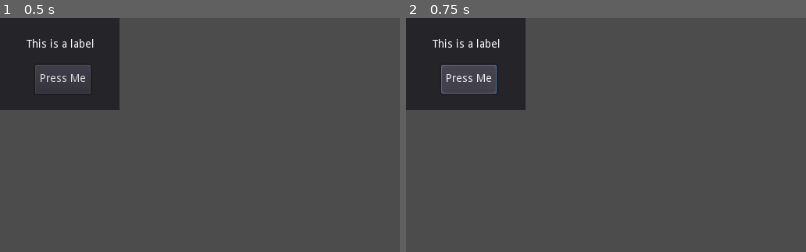
Above: before the commit, frames 1-2 (left to right).
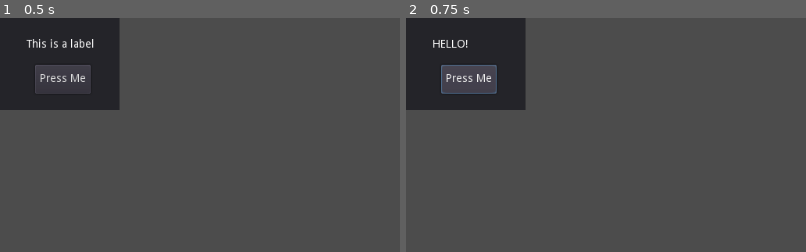
Above: after the commit, the same moments.

Repository: webchick/godot-tutorial
Game: Godot game, scene res://sayhello.tscn
The game is run twice, just before and just after one commit, with the same random seed, the same clock (stepped at 60 frames per second) and the same inputs. Before the commit the project has no main scene; this scene is started directly in both runs.
Inputs:
- Up to frame 1 (0.5 s): no input
- Up to frame 2 (0.75 s): click "Press Me" at 0.5 s
The pictures show only the part of the screen within x 0-50%, y 0-50%; the shares and areas given below are measured in that part.

Frame 1 is identical in both runs. In frame 2, 0.4% of the frame differs, in the area x 6-24%, y 8-13%.

Commit message:
Capitalization. It's a thing.

Diff:
--- a/project.godot
+++ b/project.godot
@@ -16,6 +16,7 @@
 [application]
 
 config/name="Scripting"
+run/main_scene="res://sayhello.tscn"
 config/icon="res://icon.png"
 
 [rendering]
--- a/sayhello.gd
+++ b/sayhello.gd
@@ -3,5 +3,5 @@
 func _ready():
 	get_node("Button").connect("pressed", self, "_on_Button_pressed")
 
-func _on_button_Pressed():
+func _on_Button_pressed():
 	get_node("Label").text = "HELLO!"
